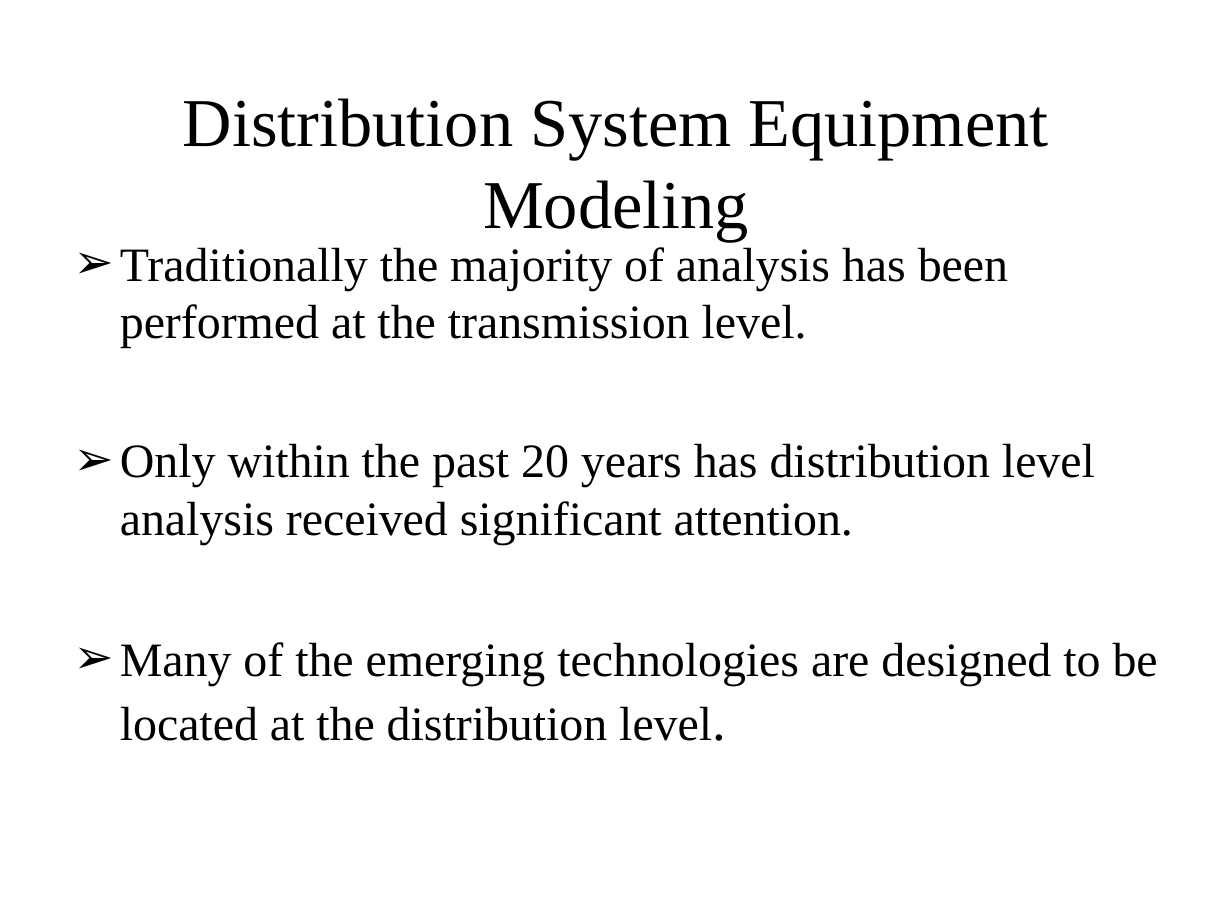
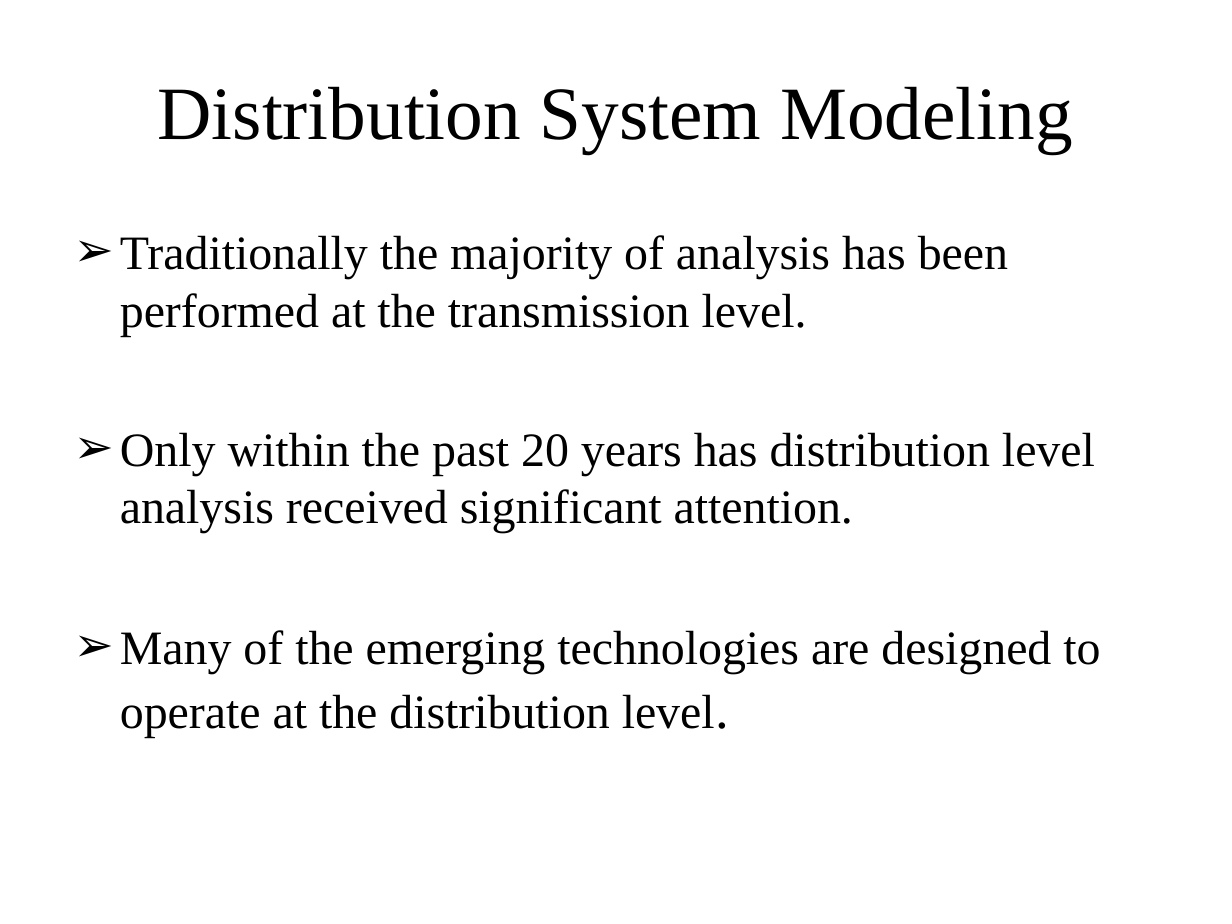
Before and after one commit to gridlab-d/course, a slide deck: slide 4 of FourDayCourse/4.1 - Powerflow Module.ppt. Drawn at 1232x924 pixels with LibreOffice and Linux fonts; fonts in the diff are those of the drawing. Boxes give left, top, right and bottom in pixels: in the first picture for what was removed or moved away, otherwise in the second. Text is boxed around its words. In the diff, an @@ line names an element or a change of style, - is before the commit and + after.

```diff
--- a/FourDayCourse/4.1 - Powerflow Module.ppt
+++ b/FourDayCourse/4.1 - Powerflow Module.ppt
@@ title at bbox=[158, 86, 1073, 154]: text changed; size 40 to 44 pt @@
-Distribution System Equipment Modeling
+Distribution System Modeling
@@ text "Traditionally the majority of analysis ...": place and size @@
-text "Traditionally the majority of analysis ..." at bbox=[120, 247, 1158, 741]
+text "Traditionally the majority of analysis ..." at bbox=[120, 235, 1100, 738]
@@ text at bbox=[120, 630, 1100, 738]: text changed @@
-➢ Many of the emerging technologies are designed to be located at the distribution level.
+➢ Many of the emerging technologies are designed to operate at the distribution level.
```
Also in this commit, not shown: 30 other slides changed, 2 slides added, 5 slides removed.
